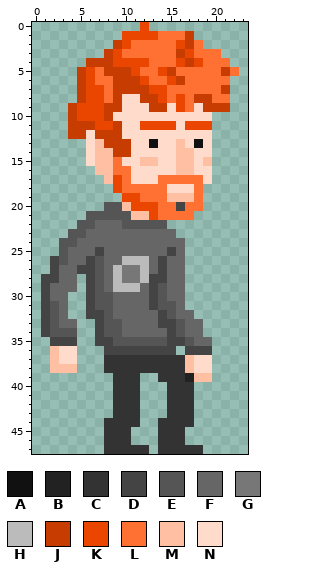
Two versions of one pixel-art sprite, pfp-game/platforms/browser/www/img/character-0.png. Above, as it was before the edit.
The file is 24x48 pixels.
Palette (. is transparent): A #111111  B #222222  C #333333  D #444444  E #555555  F #666666  G #777777  H #bbbbbb  J #c73c00  K #eb4600  L #ff7033  M #ffbfa3  N #ffdbcc
Pixels before, first column x 1:
 0 ...........K..........
 1 .........KKKKLLLJ.....
 2 ........JKLLLLLKJL....
 3 .......JKLLLLLLJKLLL..
 4 .....JJJKKKKLLLKJKLLL.
 5 ....JKLJJJKLLKJLLLLLJL
 6 ....JKLLJJJKLLKJLLLLL.
 7 ....JKKLJJJJKKLLLLLLJ.
 8 ....JKKLJNNJJKLKLJJLL.
 9 ...JKKKJJNNNJJNKLNJJJ.
10 ...JKKKJNNNNNNNNNNN...
11 ...JJJKKJNNKKKKNKKK...
12 ...JJNJJJNNNNNNNNNN...
13 .....NMJJJNNANNMNAN...
14 .....NMMJJNNNNNMMNN...
15 .....NMMLNNMMNNMMNM...
16 ......MMLLNNNNNMMNN...
17 .......MKLNNNLLLLLN...
18 ........KLLLLLNNNL....
19 .........KKLLLMMML....
20 .......EEMKKKLLDLL....
21 .....EEEEEMMKLLLL.....
22 ....EEFFFEEEEE........
23 ...EEFFFFFFFFFF.......
24 ..EEFFFFFFFFFFFF......
25 ..EFFFDFFFFFFFDF......
26 .DEFFDEFFHHHFDFF......
27 .DFFDDEFHGGHFDFF......
28 DDFF.DEFHGGHDDFF......
29 DFFF.DEFHHHFDEFF......
30 DFF..DEEFFFFDEFF......
31 DEF..DEEFFFFDEEF......
32 DEF..DDEFFFFFDEFF.....
33 DEFF..DEEFFFFDDEFF....
34 DEEE..DEEFFFFFDEFF....
35 .DDD..DDEEEEEEDDEFF...
36 .MNN...DDDDDDDD.DDD...
37 .MNN...CCCCCCCCCMNN...
38 .MMM...CCCCCCCCCMNN...
39 ........CCC..CCCBMM...
40 ........CCC...CCC.....
41 ........CCC...CCC.....
42 ........CCC...CCC.....
43 ........CCC...CCC.....
44 .......CCCC..CCCC.....
45 .......CCC...CCC......
46 .......CCC...CCC......
47 .......CCCCC.CCCCC....
New version:
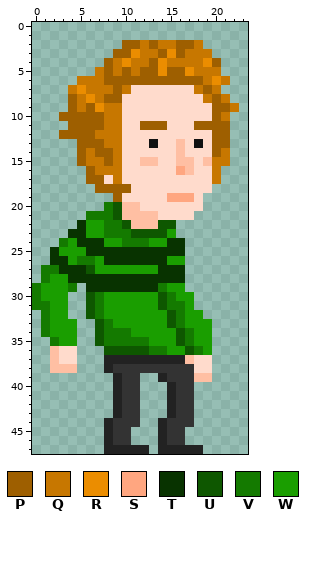
Colours new in this view: P #9e5f00  Q #c77700  R #eb8d00  S #ffa680  T #083300  U #0e5700  V #147a00  W #1a9e00
From old to new:
Changed rows in their new state; - is an unchanged pixel.
first column x 0:
 0 ------------.----------
 1 ----------........-----
 2 ---------.PPQPQQPPQ----
 3 --------.PPRQQPRPQQQ.--
 4 ------..PQRQQPRQQQQRP.-
 5 -----..QPQPQPPRPPRQQQ..
 6 -----QQQPPPPPPPPPPPQRQ-
 7 ----QRQQQPQNNNNNNNQPQ.-
 8 ----PQRQPP--NNNNNNNQPQ-
 9 ----PQPRQQ---NN-NN-NPPQ
10 ---PPPPPQQ----------PQ-
11 ----PPPPQQ--PPPN-NPPPP-
12 ---PPPPQQQ----------PP-
13 -----PPPQQN---------PP-
14 -----PQPPQN------N--PQ-
15 -----PQQPQ----------QQ-
16 ------PQQQN-----S---Q--
17 ------PPNQN---NNNNN-Q--
18 -------PPPPNNNN---NN---
19 ---------PNNNNNSSSN----
20 --------VU-MNNNNNNN----
21 ------VVVUM--MNNNN-----
22 -----TWWVVUMMMUU-------
23 ----TTWWVVVUUUUW-------
24 ---VWTTTWWVVVWWTT------
25 --TWWWTTTTTTTTTTT------
26 --TTWVVWTTTTTTTWW------
27 -VVTTTUWWWWWWWTTT------
28 -VWWTTTTTTTTTTTTT------
29 VWWWV-TTTTTTTTVWW------
30 VWWW--UVWWWWWWUVWW-----
31 VVWW--UVWWWWWWUVVW-----
32 -VWW--UVWWWWWWWUVWW----
33 -VWWW--UVWWWWWWUVWWW---
34 -VWWW--UVVVWWWWWUVWW---
35 --VWW--UVVVVVWWWUVWW---
36 --------UUUUUVVWWUVW---
37 --------BBBBBBBBB------
38 --------B--------C-----
39 ---------B----B--C-----
40 ---------B-----B-------
41 ---------B-----B-------
42 ---------B-----B-------
43 ---------B-----B-------
44 --------B-----B--------
45 --------B-----B--------
46 --------B-----B--------
47 --------BBBBB-BBBBB----
Changed places in both pictures, as pixel boxes (x1, y1, x2, y2):
changed: (32, 22, 239, 454)
